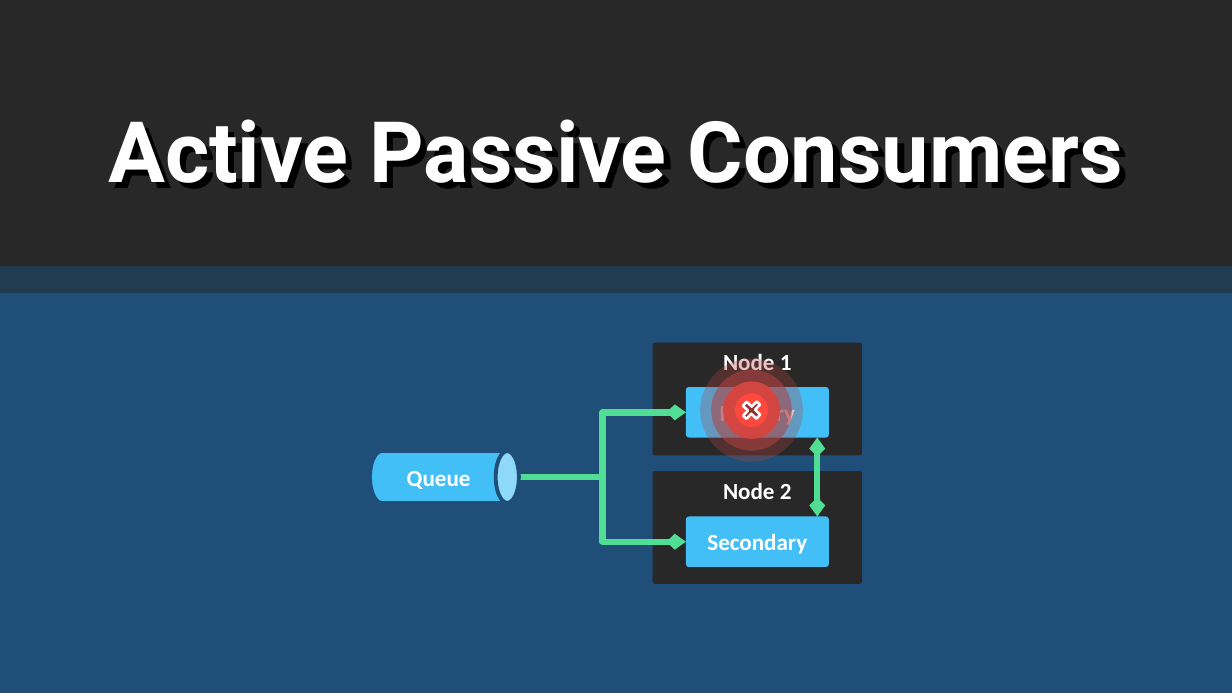
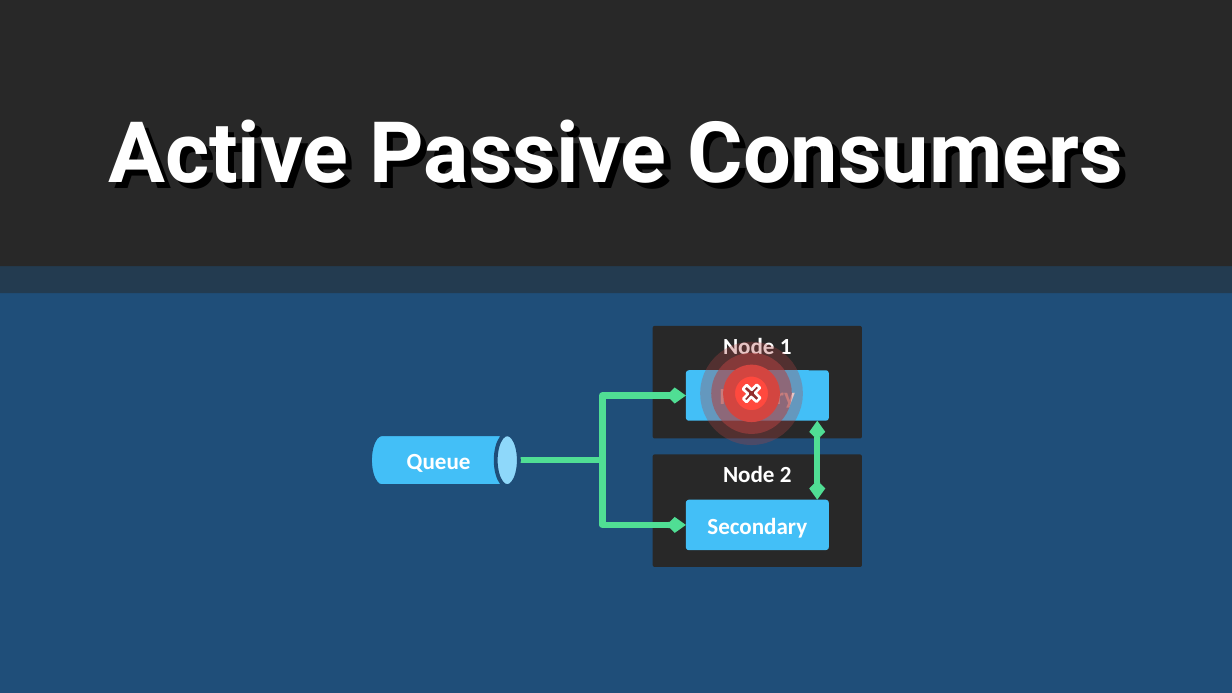
Before and after one commit to rogeralsing/Presentations, a slide deck: slide 22 of FailingGracefully/QConSP/protoactor.pptx. Drawn at 1232x693 pixels with LibreOffice and Linux fonts; fonts in the diff are those of the drawing. Boxes give left, top, right and bottom in pixels: in the first picture for what was removed or moved away, otherwise in the second. Text is boxed around its words. In the diff, an @@ line names an element or a change of style, - is before the commit and + after.

```diff
--- a/FailingGracefully/QConSP/protoactor.pptx
+++ b/FailingGracefully/QConSP/protoactor.pptx
@@ 4 rounded rectangles, 2 ellipses, 2 elbow arrows, 1 cylinder, 1 plus, 1 double arrow: place and size @@
-4 rounded rectangles, 2 ellipses, 2 elbow arrows, 1 cylinder, 1 plus, 1 double arrow at (370,343,862,584)
+4 rounded rectangles, 2 ellipses, 2 elbow arrows, 1 cylinder, 1 plus, 1 double arrow at (370,326,862,567)
```
Also in this commit, not shown: 6 other slides changed, 5 slides added, 4 slides removed.
